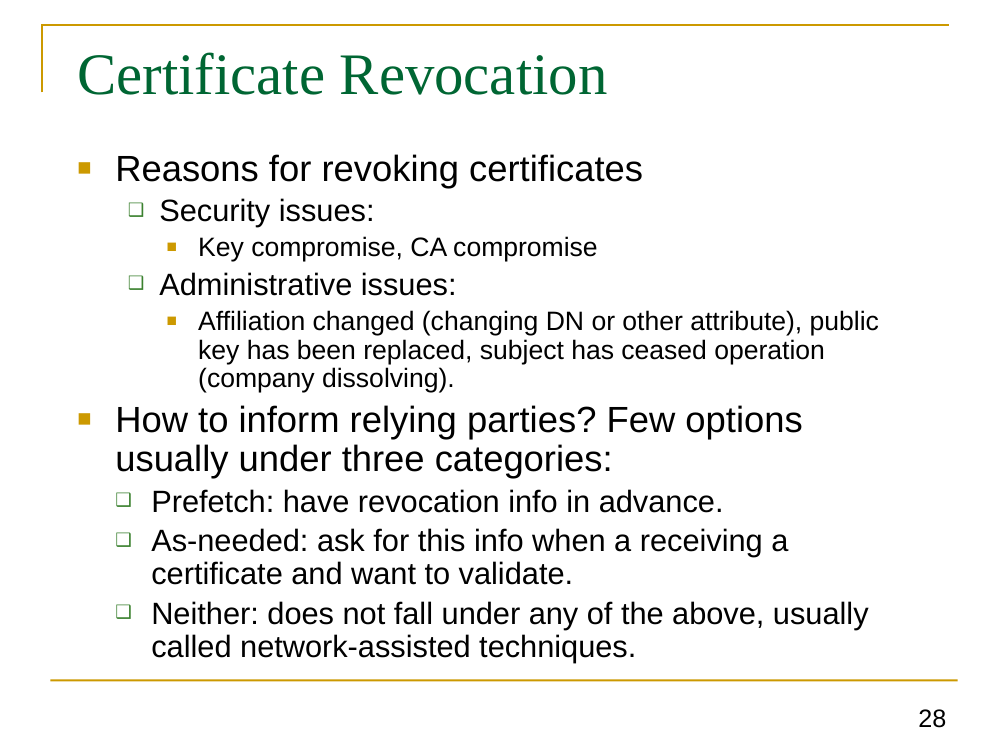
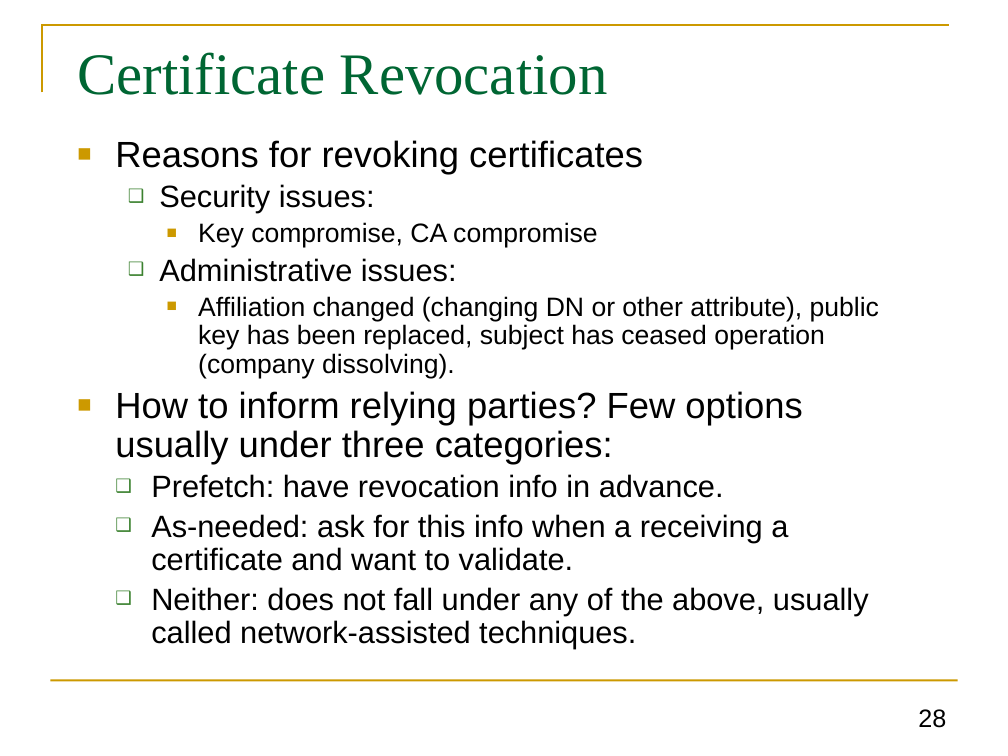
Before and after one commit to GhadaAlmashaqbeh/GhadaAlmashaqbeh.github.io, a slide deck: slide 28 of courses/cse3400-f2024/lecture12.pptx. Drawn at 1008x756 pixels with LibreOffice and Linux fonts; fonts in the diff are those of the drawing. Boxes give left, top, right and bottom in pixels: in the first picture for what was removed or moved away, otherwise in the second. Text is boxed around its words. In the diff, an @@ line names an element or a change of style, - is before the commit and + after.

```diff
--- a/courses/cse3400-f2024/lecture12.pptx
+++ b/courses/cse3400-f2024/lecture12.pptx
@@ text "Reasons for revoking certificates": place and size @@
-text "Reasons for revoking certificates" at box(115, 154, 879, 663)
+text "Reasons for revoking certificates" at box(115, 140, 879, 648)
```
Also in this commit, not shown: 5 other slides changed, 4 other files.
